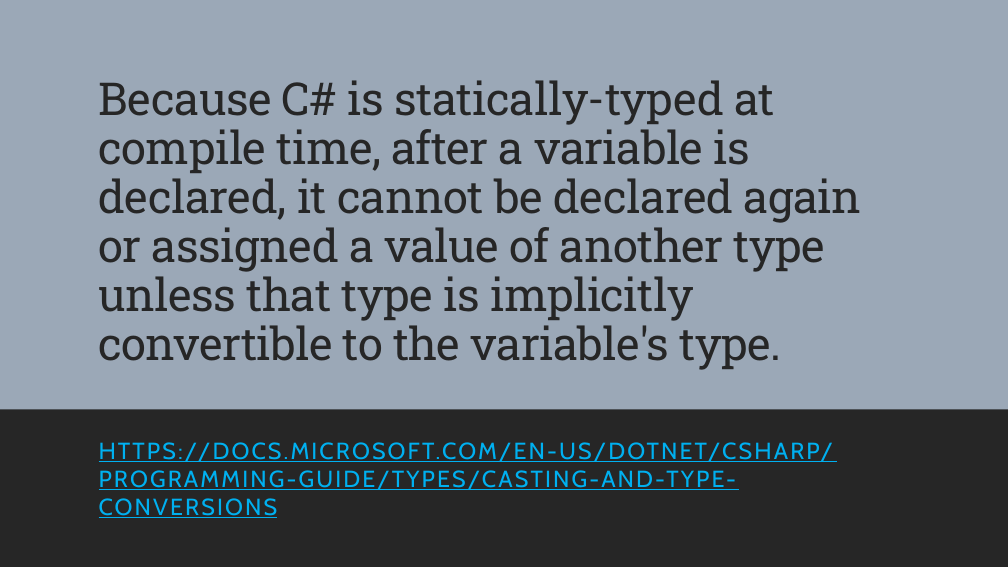
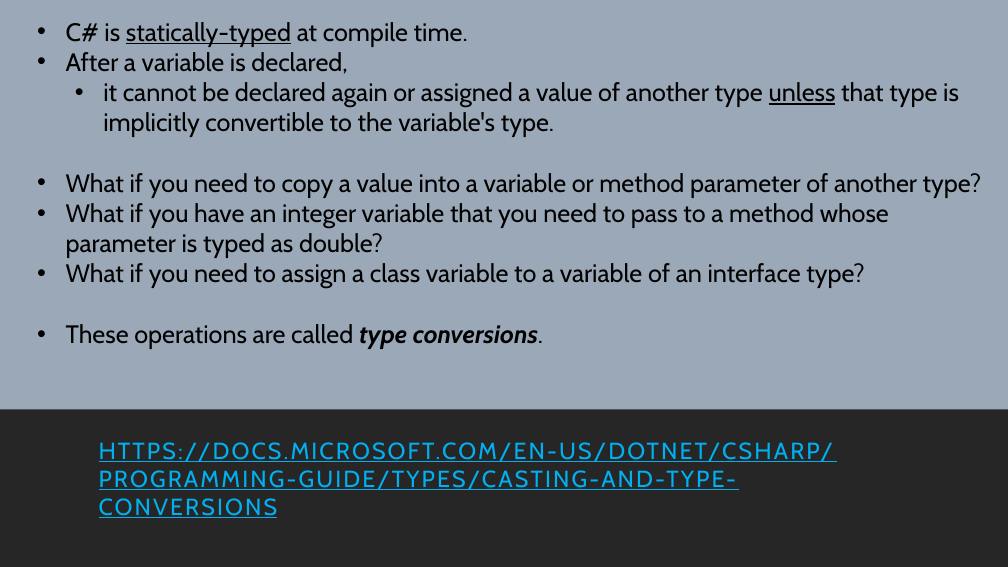
Before and after one commit to 2002-feb24-net/trainer-code, a slide deck: slide 2 of 1-csharp/MarksCodeAndPPTs/DotNetPPTs/D3_.NET_CastingAndTypeConversion.pptx. Drawn at 1008x567 pixels with LibreOffice and Linux fonts; fonts in the diff are those of the drawing. Boxes give left, top, right and bottom in pixels: in the first picture for what was removed or moved away, otherwise in the second. Text is boxed around its words. In the diff, an @@ line names an element or a change of style, - is before the commit and + after.

```diff
--- a/1-csharp/MarksCodeAndPPTs/DotNetPPTs/D3_.NET_CastingAndTypeConversion.pptx
+++ b/1-csharp/MarksCodeAndPPTs/DotNetPPTs/D3_.NET_CastingAndTypeConversion.pptx
@@ text added at <box>66,22,981,349</box>, 24 pt, text #000000 @@
+• C# is statically-typed at compile time.
+• After a variable is declared,
+  • it cannot be declared again or assigned a value of another type unless that type is implicitly convertible to the variable's type.
+• What if you need to copy a value into a variable or method parameter of another type?
+• What if you have an integer variable that you need to pass to a method whose parameter is typed as double?
+• What if you need to assign a class variable to a variable of an interface type?
+• These operations are called type conversions.
@@ title removed at <box>98,80,862,370</box> @@
-Because C# is statically-typed at compile time, after a variable is declared, it cannot be declared again or assigned a value of another type unless that type is implicitly convertible to the variable's type.
```
Also in this commit, not shown: 7 other slides changed, 1 other file.
